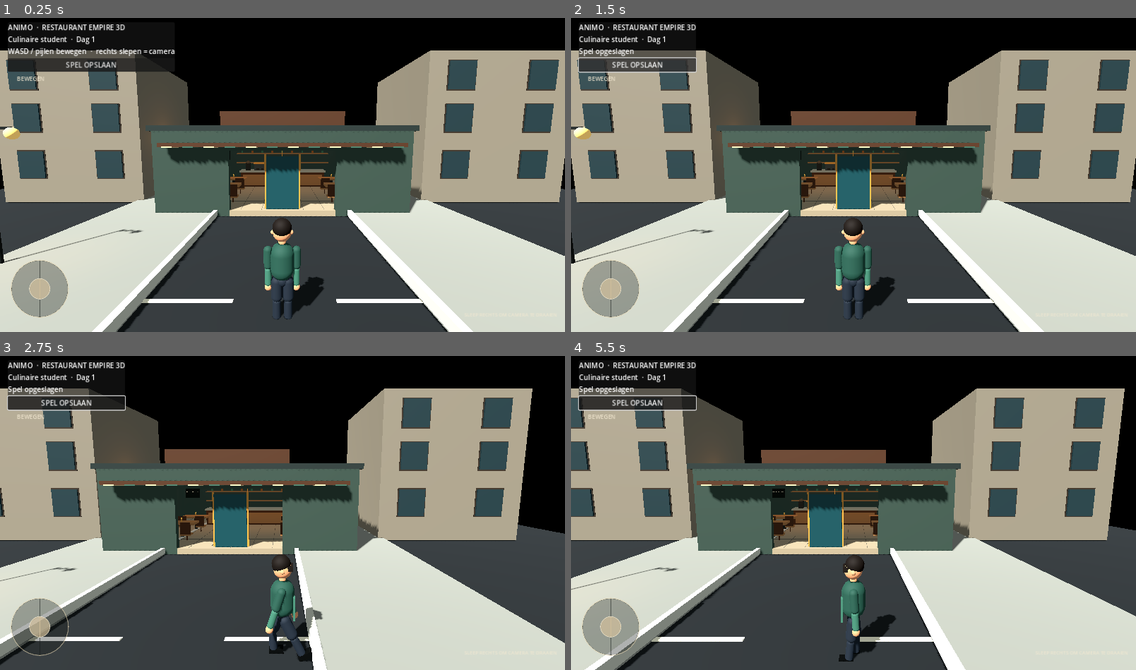
Above: before the commit, frames 1-4 (two rows, left to right).
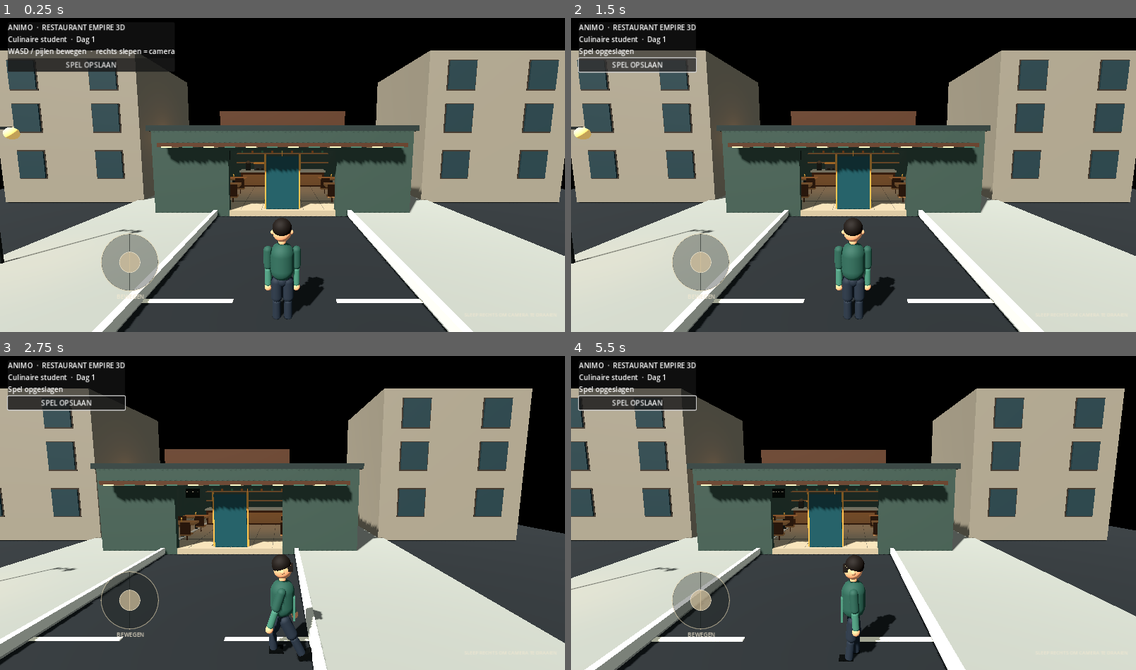
Above: after the commit, the same moments.

Repository: jeroen-hash/restaurant-empire-3d
Game: Godot game, scene res://scenes/main.tscn
Same seed, same stepped clock (60 frames per second), same inputs: the game is played once before the commit and once after it.
Inputs (mouse positions are in pixels of both pictures, inside the frame that each line leads up to):
- Up to frame 1 (0.25 s): no input
- Up to frame 2 (1.5 s): click "SPEL OPSLAAN" at 0.5 s; click "SPEL OPSLAAN" at 1.25 s
- Up to frame 3 (2.75 s): tap Enter at 2 s; move the mouse to (406, 494) at 2.02 s; hold D (move_right) from 2.03 s (still down); click (406, 494) at 2.17 s
- Up to frame 4 (5.5 s): release D (move_right) at 2.75 s; drag from (740, 525) to (825, 575) at 2.77 s; tap Space at 3.5, 5 s; move the mouse to (910, 440) at 3.52 s; hold D (move_right) 3.53-4.25 s; tap Enter at 4.25 s; drag from (825, 575) to (684, 462) at 4.27 s; move the mouse to (1023, 560) at 5.02 s; hold A (move_left) from 5.03 s (still down)

The runs differ from the first frame. In frame 1, 2.9% of the frame differs, in the area x 1-29%, y 18-96%; in frame 2, 2.9%; in frame 3, 1.5%; in frame 4, 2.4%.

Commit message:
Align mobile joystick overlay with touch input zone

Diff:
--- a/godot/scripts/player_controller.gd
+++ b/godot/scripts/player_controller.gd
@@ -265,7 +265,8 @@
 
 	var base := Panel.new()
 	base.name = "MoveJoystickBase"
-	base.position = Vector2(24, get_viewport().get_visible_rect().size.y - 164)
+	var viewport_size := get_viewport().get_visible_rect().size
+	base.position = Vector2(viewport_size.x * 0.23 - 66.0, viewport_size.y * 0.78 - 66.0)
 	base.size = Vector2(132, 132)
 	var base_style := StyleBoxFlat.new()
 	base_style.bg_color = Color(0.08, 0.10, 0.09, 0.34)
@@ -289,7 +290,7 @@
 
 	var move_label := Label.new()
 	move_label.text = "BEWEGEN"
-	move_label.position = Vector2(38, 136)
+	move_label.position = base.position + Vector2(36, 134)
 	move_label.add_theme_font_size_override("font_size", 13)
 	move_label.add_theme_color_override("font_color", Color(0.95, 0.91, 0.82, 0.88))
 	layer.add_child(move_label)
